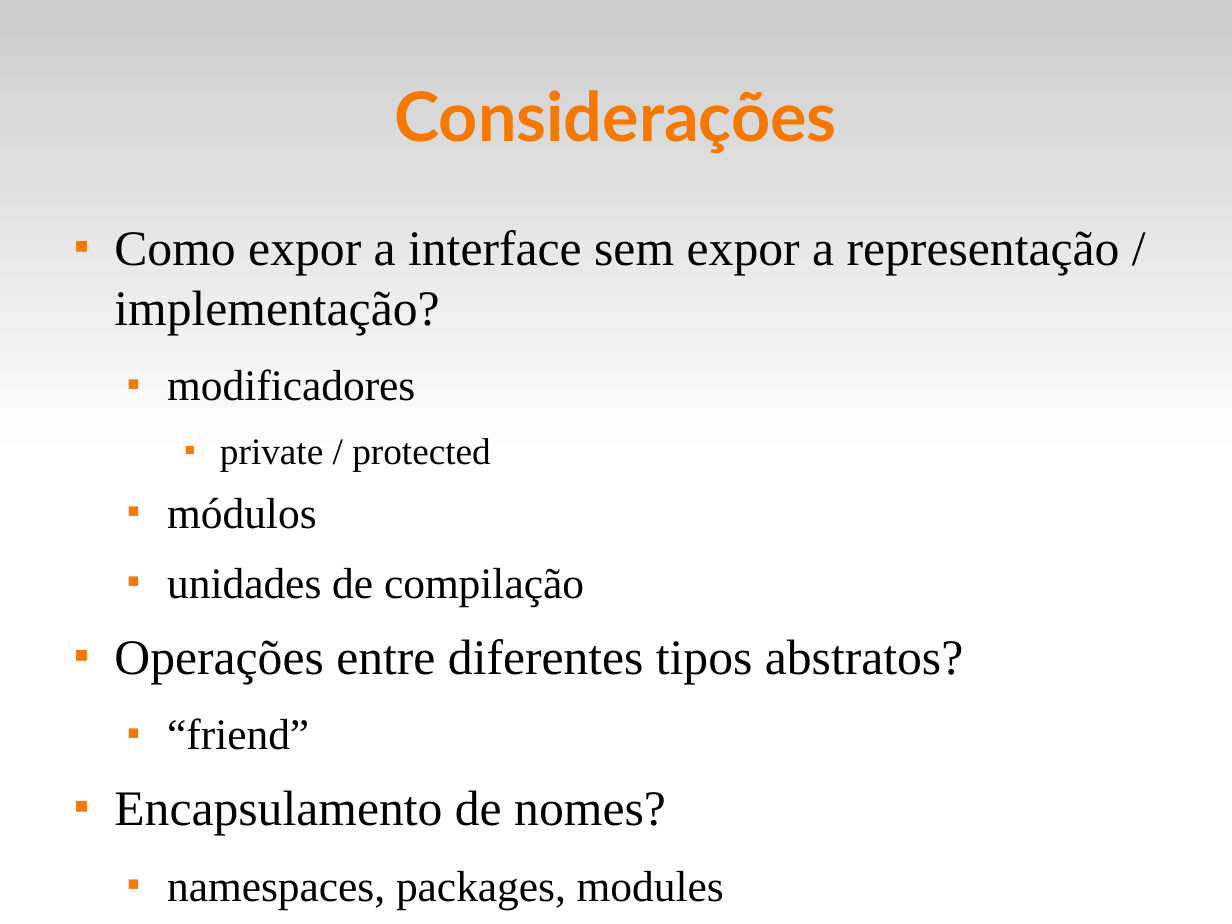
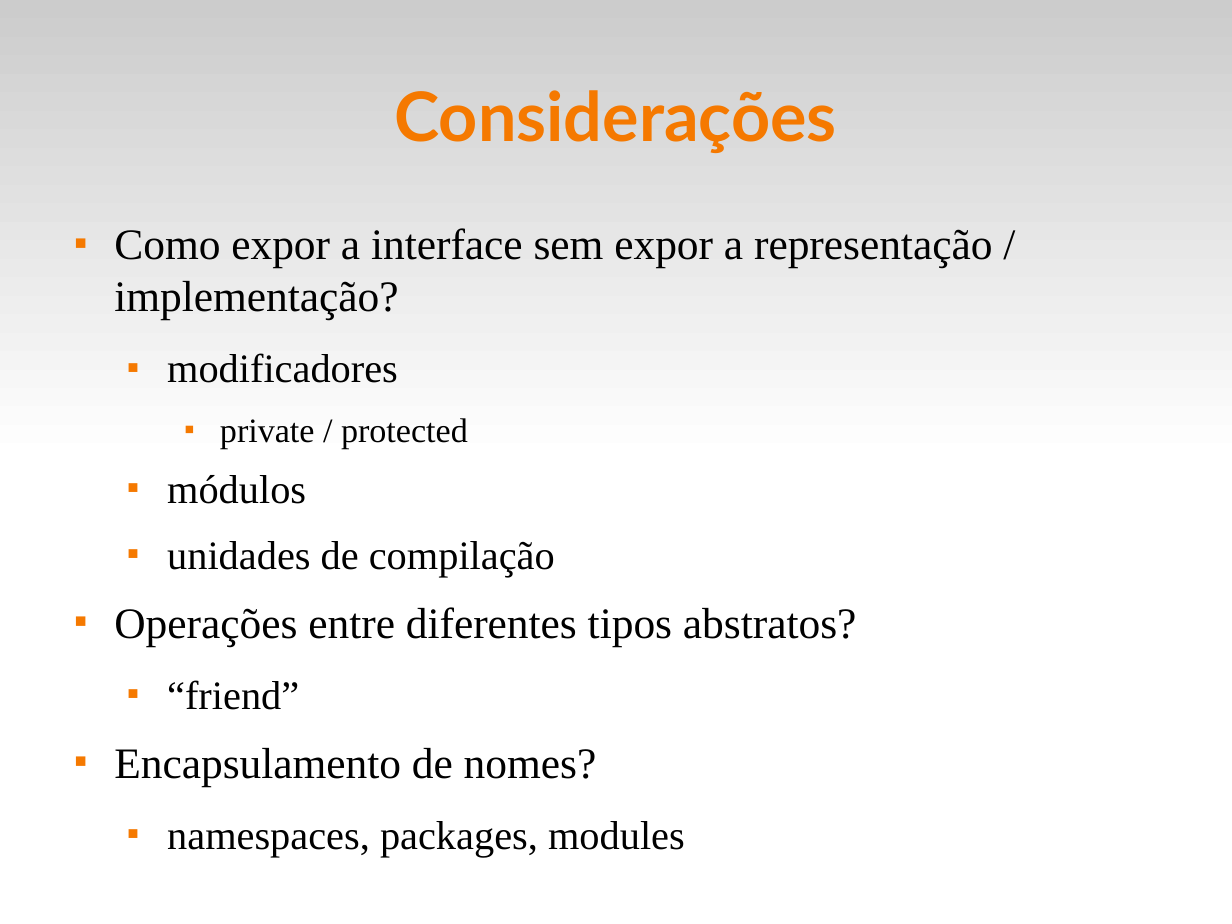
Before and after one commit to fsantanna-uerj/EDL, a slide deck: slide 5 of slides/edl-06-adts.odp. Drawn at 1232x924 pixels with LibreOffice and Linux fonts; fonts in the diff are those of the drawing. Boxes give left, top, right and bottom in pixels: in the first picture for what was removed or moved away, otherwise in the second. Text is boxed around its words. In the diff, an @@ line names an element or a change of style, - is before the commit and + after.

```diff
--- a/slides/edl-06-adts.odp
+++ b/slides/edl-06-adts.odp
@@ text "Como expor a interface sem ..." at [114,228,992,858]: size 32 to 28 pt in "Como expor a interface sem expor a ...", "Operações entre diferentes tipos abstratos?", "Encapsulamento de nomes?"; size 28 to 26 pt in "modificadores", "módulos", "unidades de compilação", "“friend”" and 1 more places; size 24 to 22 pt in "private / protected" @@
```
Also in this commit, not shown: 2 other slides changed, 4 other files.
